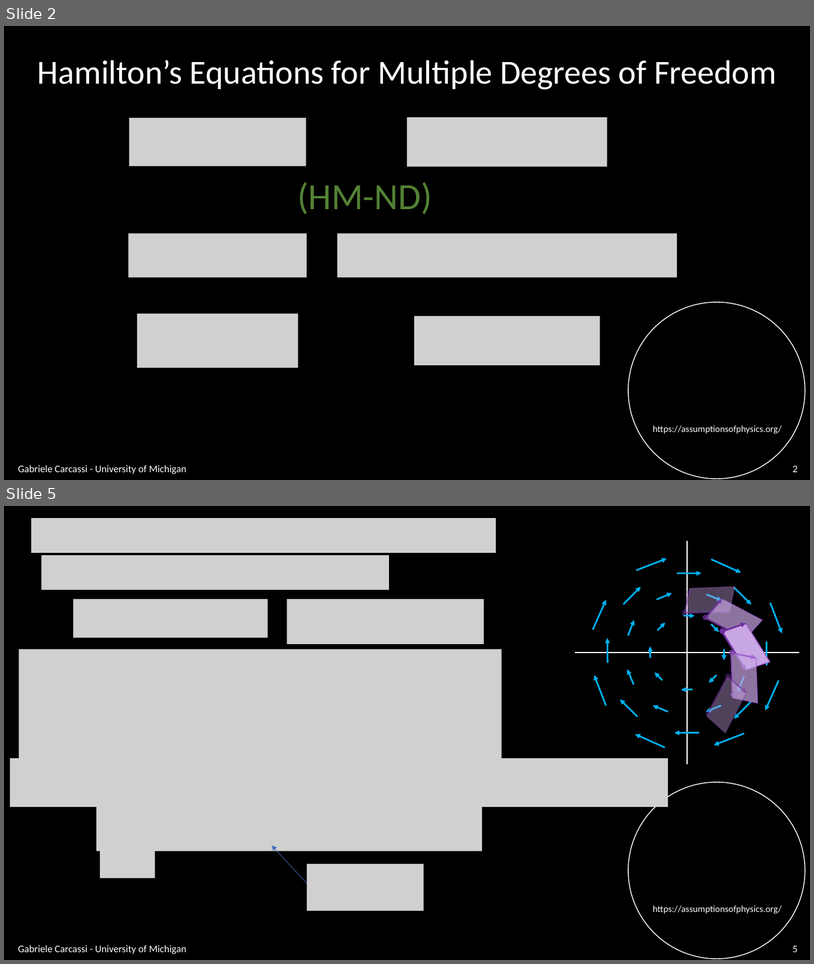
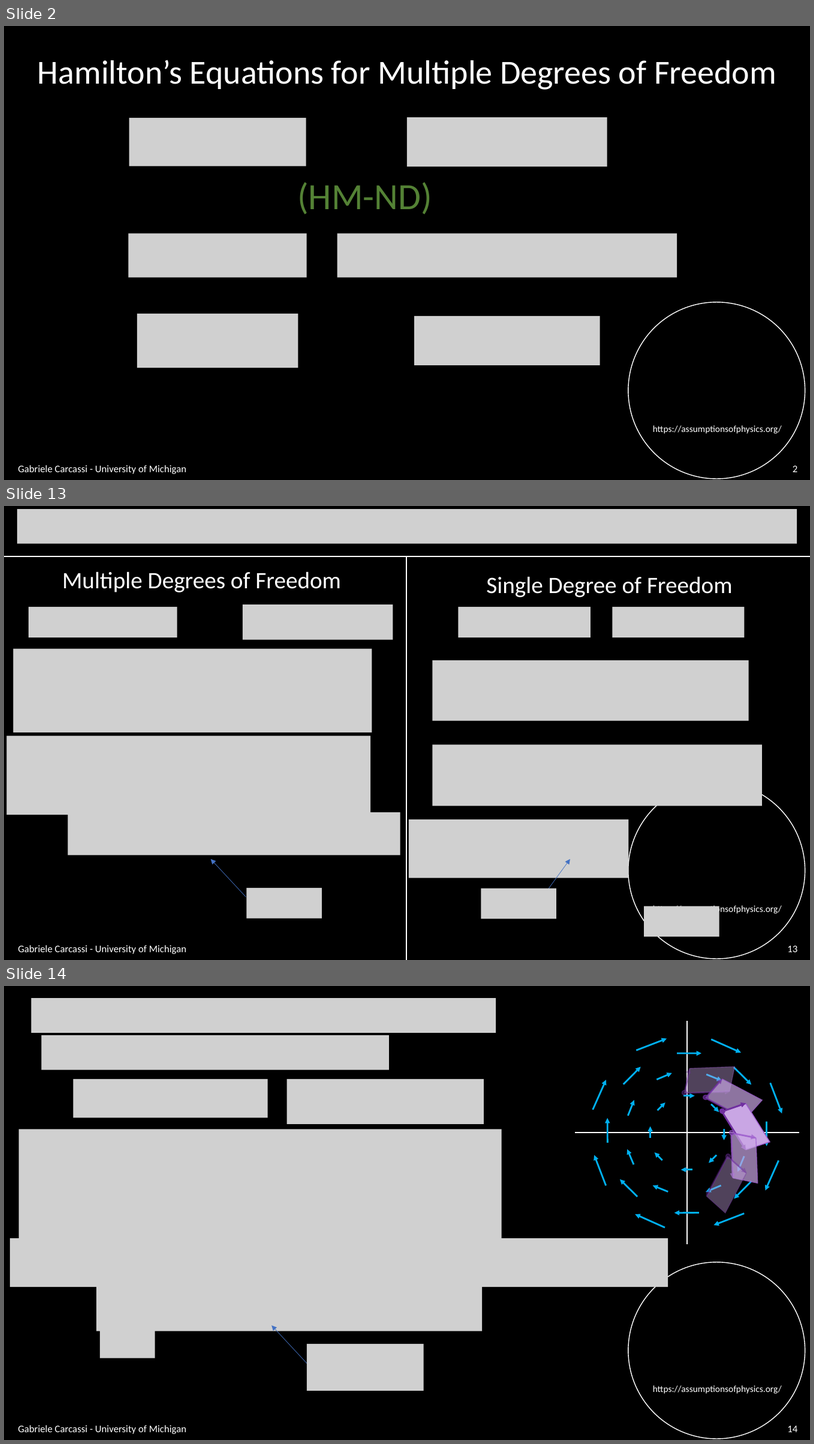
Before and after one commit to assumptionsofphysics/slides, a slide deck: BookCompanions-v2/RP-Class-4.pptx. Shown one above the other, each under a label of ours: slides 2 and 5 before the commit, slides 2, 13 and 14 after it; the slides between them are not shown. The pictures are 814x964 and 814x1444 pixels, drawn with LibreOffice and Linux fonts; fonts in the diff are those of the drawing; grey boxes stand for pictures; background and template pictures are left out. Boxes give left, top, right and bottom in pixels: in the first picture for what was removed or moved away, otherwise in the second. Text is boxed around its words. In the diff, an @@ line names an element or a change of style, - is before the commit and + after.

```diff
--- a/BookCompanions-v2/RP-Class-4.pptx
+++ b/BookCompanions-v2/RP-Class-4.pptx
@@ slide 13 added at bbox=[4, 506, 810, 960], background #000000; not listed: 2 template elements that a slide beside it also shows @@
@@ picture added at bbox=[17, 509, 798, 544] @@
@@ line added from (810, 556) to (4, 556), #FFFFFF 1 pt @@
@@ line added from (407, 557) to (407, 960), #FFFFFF 1 pt @@
@@ text added at bbox=[62, 571, 341, 592], 28 pt, text #FFFFFF @@
+Multiple Degrees of Freedom
@@ text added at bbox=[486, 576, 733, 597], 28 pt, text #FFFFFF @@
+Single Degree of Freedom
@@ picture added at bbox=[29, 607, 177, 637] @@
@@ picture added at bbox=[243, 604, 393, 640] @@
@@ picture added at bbox=[458, 607, 591, 637] @@
@@ picture added at bbox=[612, 607, 744, 637] @@
@@ picture added at bbox=[13, 649, 372, 732] @@
@@ picture added at bbox=[433, 660, 749, 721] @@
@@ picture added at bbox=[6, 736, 371, 814] @@
@@ picture added at bbox=[433, 744, 762, 805] @@
@@ picture added at bbox=[68, 812, 401, 855] @@
@@ picture added at bbox=[409, 819, 629, 878] @@
@@ arrow added from (246, 897) to (211, 859), #4472C4 0.5 pt @@
@@ arrow added from (546, 891) to (570, 859), #4472C4 0.5 pt @@
@@ picture added at bbox=[246, 888, 322, 918] @@
@@ picture added at bbox=[482, 888, 557, 919] @@
@@ picture added at bbox=[645, 906, 720, 936] @@
@@ text added at bbox=[18, 945, 186, 954], 12 pt, text #FFFFFF @@
+Gabriele Carcassi - University of Michigan
@@ page number added at bbox=[788, 945, 798, 952], 12 pt, text #FFFFFF @@
+13
@@ what was slide 5 is now slide 14 @@
@@ page number at bbox=[788, 1425, 798, 1432]: text changed @@
-5
+14
```
Also in this commit, not shown: 2 slides changed, 24 other slides added.
